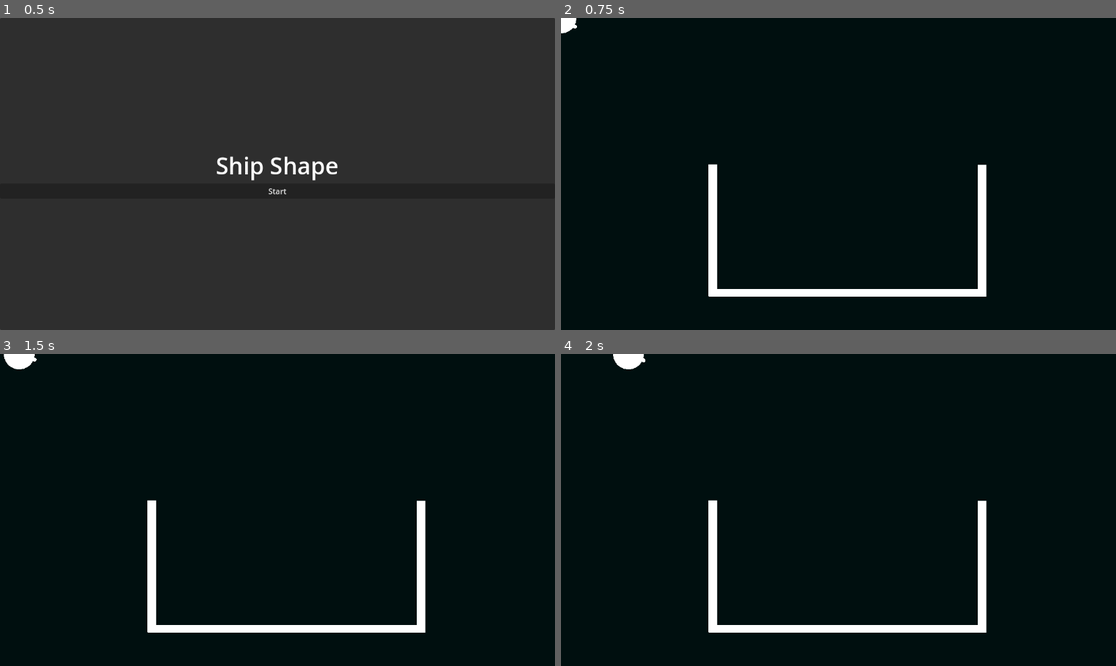
Above: before the commit, frames 1-4 (two rows, left to right).
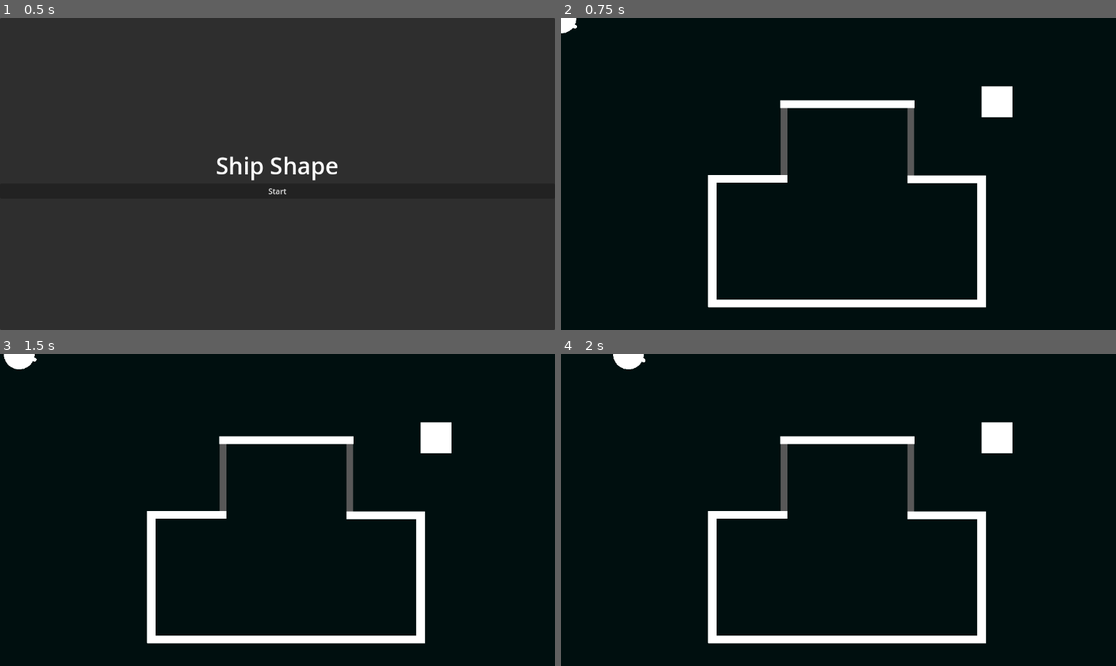
Above: after the commit, the same moments.

Repository: Burger-Bois/ld58
Game: Godot game, scene res://src/main.tscn
Same seed, same stepped clock (60 frames per second), same inputs: the game is played once before the commit and once after it.
Inputs (mouse positions are in pixels of both pictures, inside the frame that each line leads up to):
- Up to frame 1 (0.5 s): no input
- Up to frame 2 (0.75 s): click "Start" at 0.5 s
- Up to frame 3 (1.5 s): tap Enter at 1.25 s; move the mouse to (399, 494) at 1.27 s; hold D (player_move_right) from 1.28 s (still down); click (399, 494) at 1.35 s
- Up to frame 4 (2 s): keep holding D (player_move_right)

Frame 1 is identical in both runs. In frame 2, 5.3% of the frame differs, in the area x 26-82%, y 21-93%; in frame 3, 5.3%; in frame 4, 5.3%.

Commit message:
added ship doors plus more walls

Diff:
--- a/project.godot
+++ b/project.godot
@@ -48,6 +48,7 @@
 2d_physics/layer_1="player"
 2d_physics/layer_2="walls"
 2d_physics/layer_3="objects"
+2d_physics/layer_4="doors"
 
 [physics]
 
--- a/src/stage/stage.tscn
+++ b/src/stage/stage.tscn
@@ -1,6 +1,7 @@
-[gd_scene load_steps=9 format=3 uid="uid://ctgo8mssfywbo"]
+[gd_scene load_steps=19 format=3 uid="uid://ctgo8mssfywbo"]
 
 [ext_resource type="PackedScene" uid="uid://i241o52relhs" path="res://src/player/player.tscn" id="1_dnqew"]
+[ext_resource type="PackedScene" uid="uid://dwsljw5cg21qt" path="res://src/object/object.tscn" id="2_60fcs"]
 
 [sub_resource type="QuadMesh" id="QuadMesh_dnqew"]
 
@@ -19,6 +20,29 @@
 [sub_resource type="RectangleShape2D" id="RectangleShape2D_y8ixn"]
 size = Vector2(16, 273.99997)
 
+[sub_resource type="QuadMesh" id="QuadMesh_78rax"]
+
+[sub_resource type="RectangleShape2D" id="RectangleShape2D_j58fr"]
+size = Vector2(162.90625, 15.999992)
+
+[sub_resource type="RectangleShape2D" id="RectangleShape2D_804oe"]
+size = Vector2(162.45313, 15.999992)
+
+[sub_resource type="QuadMesh" id="QuadMesh_pvnpy"]
+
+[sub_resource type="RectangleShape2D" id="RectangleShape2D_puyty"]
+size = Vector2(279.375, 15.999992)
+
+[sub_resource type="QuadMesh" id="QuadMesh_itwdx"]
+
+[sub_resource type="RectangleShape2D" id="RectangleShape2D_paren"]
+size = Vector2(13, 138.99998)
+
+[sub_resource type="QuadMesh" id="QuadMesh_vhebv"]
+
+[sub_resource type="RectangleShape2D" id="RectangleShape2D_s633r"]
+size = Vector2(13, 140.49998)
+
 [node name="Stage" type="Node2D"]
 
 [node name="Player" parent="." instance=ExtResource("1_dnqew")]
@@ -30,23 +54,27 @@
 polygon = PackedVector2Array(-640, -379, -640, 817, 1275, 820, 1265, -376)
 metadata/_edit_lock_ = true
 
-[node name="Ship" type="StaticBody2D" parent="."]
-position = Vector2(594, 571)
+[node name="Ship" type="Node2D" parent="."]
 
-[node name="WallBottom" type="MeshInstance2D" parent="Ship"]
+[node name="Walls" type="StaticBody2D" parent="Ship"]
+position = Vector2(593, 593)
+collision_layer = 2
+collision_mask = 2
+
+[node name="WallBottom" type="MeshInstance2D" parent="Ship/Walls"]
 clip_children = 2
 rotation = -3.1415925
 scale = Vector2(574.51575, 15.274408)
 mesh = SubResource("QuadMesh_dnqew")
 metadata/_edit_lock_ = true
 
-[node name="WallBottomHitbox" type="CollisionShape2D" parent="Ship"]
+[node name="WallBottomHitbox" type="CollisionShape2D" parent="Ship/Walls"]
 material = SubResource("CanvasItemMaterial_60fcs")
 scale = Vector2(1, 1.0000001)
 shape = SubResource("RectangleShape2D_78rax")
 metadata/_edit_lock_ = true
 
-[node name="WallLeft" type="MeshInstance2D" parent="Ship"]
+[node name="WallLeft" type="MeshInstance2D" parent="Ship/Walls"]
 clip_children = 2
 position = Vector2(-279, -130)
 rotation = -3.1415925
@@ -54,14 +82,14 @@
 mesh = SubResource("QuadMesh_60fcs")
 metadata/_edit_lock_ = true
 
-[node name="WallLeftHitbox" type="CollisionShape2D" parent="Ship"]
+[node name="WallLeftHitbox" type="CollisionShape2D" parent="Ship/Walls"]
 material = SubResource("CanvasItemMaterial_60fcs")
 position = Vector2(-279, -129)
 scale = Vector2(1, 1.0000001)
 shape = SubResource("RectangleShape2D_43xs6")
 metadata/_edit_lock_ = true
 
-[node name="WallRight" type="MeshInstance2D" parent="Ship"]
+[node name="WallRight" type="MeshInstance2D" parent="Ship/Walls"]
 clip_children = 2
 position = Vector2(280, -129)
 rotation = -3.1415925
@@ -69,9 +97,88 @@
 mesh = SubResource("QuadMesh_j58fr")
 metadata/_edit_lock_ = true
 
-[node name="WallRightHitbox" type="CollisionShape2D" parent="Ship"]
+[node name="WallRightHitbox" type="CollisionShape2D" parent="Ship/Walls"]
 material = SubResource("CanvasItemMaterial_60fcs")
 position = Vector2(280, -129)
 scale = Vector2(1, 1.0000001)
 shape = SubResource("RectangleShape2D_y8ixn")
 metadata/_edit_lock_ = true
+
+[node name="WallRight2" type="MeshInstance2D" parent="Ship/Walls"]
+clip_children = 2
+position = Vector2(-204.72652, -259.31583)
+rotation = -3.1415925
+scale = Vector2(163.5871, 15.846359)
+mesh = SubResource("QuadMesh_78rax")
+metadata/_edit_lock_ = true
+
+[node name="WallRightHitbox2" type="CollisionShape2D" parent="Ship/Walls"]
+material = SubResource("CanvasItemMaterial_60fcs")
+position = Vector2(-204.45313, -259)
+scale = Vector2(1, 1.0000001)
+shape = SubResource("RectangleShape2D_j58fr")
+metadata/_edit_lock_ = true
+
+[node name="WallRight3" type="MeshInstance2D" parent="Ship/Walls"]
+clip_children = 2
+position = Vector2(207.02977, -258)
+rotation = -3.1415925
+scale = Vector2(161.83585, 15.846359)
+mesh = SubResource("QuadMesh_78rax")
+
+[node name="WallRightHitbox3" type="CollisionShape2D" parent="Ship/Walls"]
+material = SubResource("CanvasItemMaterial_60fcs")
+position = Vector2(207.22656, -258)
+scale = Vector2(1, 1.0000001)
+shape = SubResource("RectangleShape2D_804oe")
+
+[node name="WallRight4" type="MeshInstance2D" parent="Ship/Walls"]
+clip_children = 2
+position = Vector2(1.3467433, -414)
+rotation = -3.1415925
+scale = Vector2(279.19385, 15.846359)
+mesh = SubResource("QuadMesh_pvnpy")
+
+[node name="WallRightHitbox4" type="CollisionShape2D" parent="Ship/Walls"]
+material = SubResource("CanvasItemMaterial_60fcs")
+position = Vector2(1.3125, -414)
+scale = Vector2(1, 1.0000001)
+shape = SubResource("RectangleShape2D_puyty")
+
+[node name="Doors" type="StaticBody2D" parent="Ship"]
+collision_layer = 8
+collision_mask = 12
+
+[node name="DoorLeft" type="MeshInstance2D" parent="Ship/Doors"]
+modulate = Color(0.34407577, 0.34407574, 0.34407574, 1)
+clip_children = 2
+position = Vector2(463.00003, 256.4396)
+rotation = -3.1415925
+scale = Vector2(13.691233, 139.01057)
+mesh = SubResource("QuadMesh_itwdx")
+
+[node name="DoorLeftHitbox" type="CollisionShape2D" parent="Ship/Doors"]
+material = SubResource("CanvasItemMaterial_60fcs")
+position = Vector2(463, 256.5)
+scale = Vector2(1, 1.0000001)
+shape = SubResource("RectangleShape2D_paren")
+
+[node name="DoorRight" type="MeshInstance2D" parent="Ship/Doors"]
+modulate = Color(0.34407577, 0.34407574, 0.34407574, 1)
+clip_children = 2
+position = Vector2(726, 257)
+rotation = -3.1415925
+scale = Vector2(13.570262, 140.03094)
+mesh = SubResource("QuadMesh_vhebv")
+
+[node name="DoorRightHitbox" type="CollisionShape2D" parent="Ship/Doors"]
+material = SubResource("CanvasItemMaterial_60fcs")
+position = Vector2(726, 257)
+scale = Vector2(1, 1.0000001)
+shape = SubResource("RectangleShape2D_s633r")
+one_way_collision = true
+one_way_collision_margin = 12.1
+
+[node name="Object" parent="." instance=ExtResource("2_60fcs")]
+position = Vector2(905, 174)
+collision_mask = 11
